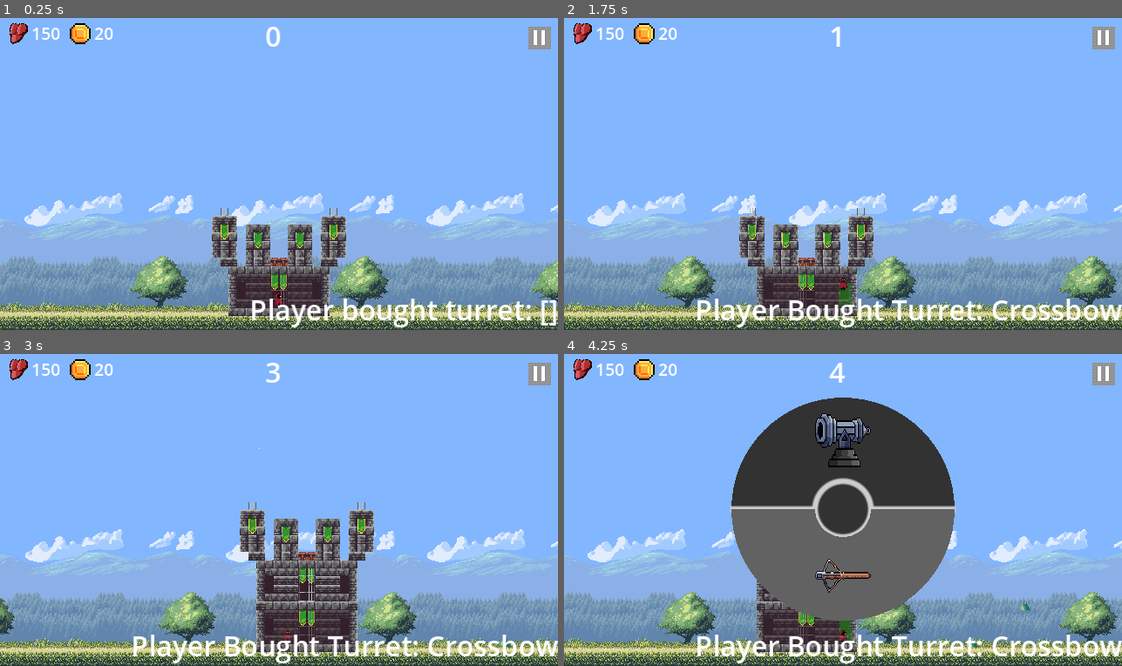
Above: before the commit, frames 1-4 (two rows, left to right).
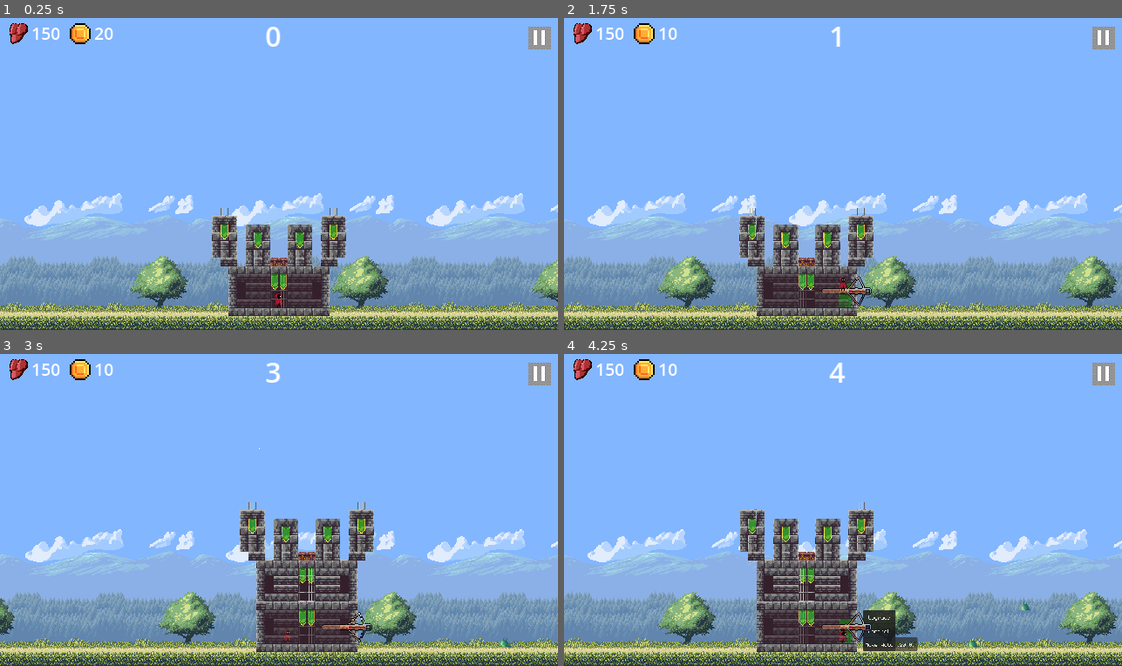
Above: after the commit, the same moments.

Repository: KeveenWong/towerism
Game: Godot game, scene res://scenes/main_franklin.tscn
The game is run twice, just before and just after one commit, with the same random seed, the same clock (stepped at 60 frames per second) and the same inputs.
Inputs (mouse positions are in pixels of both pictures, inside the frame that each line leads up to):
- Up to frame 1 (0.25 s): no input
- Up to frame 2 (1.75 s): tap Enter at 0.5 s; move the mouse to (965, 158) at 0.52 s; hold E (interact) 0.53-1.28 s; hold D (right) from 0.53 s (still down); click (965, 158) at 0.6 s; tap Space (jump) at 0.77, 1.52 s; move the mouse to (731, 189) at 1.27 s; tap E (interact) at 1.35 s; click (731, 189) at 1.55 s
- Up to frame 3 (3 s): move the mouse to (334, 441) at 2.02 s; release D (right) at 2.03 s; hold A (left) 2.03-2.78 s; hold ` (build_floor) 2.03-2.78 s; tap E (interact) at 2.3 s; move the mouse to (251, 572) at 2.77 s; hold D (right) from 2.78 s (still down); click (251, 572) at 2.85 s
- Up to frame 4 (4.25 s): keep holding D (right); tap Space (jump) at 3.02, 3.77 s; move the mouse to (1010, 556) at 3.52 s; hold E (interact) from 3.53 s (still down)

The runs differ from the first frame. In frame 1, 1.5% of the frame differs, in the area x 45-100%, y 89-100%; in frame 2, 2.3%; in frame 3, 2.4%; in frame 4, 24%, in the area x 17-100%, y 3-100%.

Commit message:
made turrets auto, added crossbow. other qol

Diff:
--- a/project.godot
+++ b/project.godot
@@ -27,6 +27,7 @@
 
 castle_walls="The walls of the castle"
 player="things that the player is touching."
+enemies=""
 
 [input]
 
--- a/scenes/Enemies/Slime.tscn
+++ b/scenes/Enemies/Slime.tscn
@@ -71,7 +71,7 @@
 "run": SubResource("Animation_aw54u")
 }
 
-[node name="Enemy" type="CharacterBody2D"]
+[node name="Enemy" type="CharacterBody2D" groups=["enemies"]]
 script = ExtResource("1_rrutu")
 
 [node name="Sprite2D" type="Sprite2D" parent="."]
--- a/scenes/Enemies/bat.tscn
+++ b/scenes/Enemies/bat.tscn
@@ -23,7 +23,7 @@
 "run": SubResource("Animation_aw54u")
 }
 
-[node name="Bat" type="CharacterBody2D"]
+[node name="Bat" type="CharacterBody2D" groups=["enemies"]]
 script = ExtResource("1_n6ksx")
 
 [node name="Sprite2D" type="Sprite2D" parent="."]
--- /dev/null
+++ b/scenes/Turret/Weapon.gd
@@ -0,0 +1,94 @@
+extends Node2D
+class_name Weapon
+
+@export var Bullet: PackedScene
+@export var auto_fire_rate: float = 0.5
+@export var player_fire_rate: float = 0.2
+@export var bullet_speed: float = 1000.0
+@export var barrel_length: float = 50.0
+@export var bullet_damage: float = 5.0
+@export var detection_radius: float = 300.0
+
+var can_fire = true
+var timer: Timer
+var side: String = "right"
+var is_auto = false
+var is_player_controlled = false
+var target: Node2D = null
+
+func _ready():
+	timer = Timer.new()
+	timer.one_shot = true
+	add_child(timer)
+	timer.timeout.connect(on_timeout_complete)
+
+	if side == "left":
+		scale.y = -1
+
+func _process(delta):
+	if is_auto and not is_player_controlled:
+		auto_target()
+		if can_fire and target:
+			shoot()
+	elif is_player_controlled:
+		player_target()
+		if can_fire and Input.is_action_pressed("fire"):
+			shoot()
+
+func auto_target():
+	var enemies = get_tree().get_nodes_in_group("enemies")
+	var closest_enemy = null
+	var closest_distance = detection_radius
+
+	for enemy in enemies:
+		var distance = global_position.distance_to(enemy.global_position)
+		if distance < closest_distance:
+			closest_enemy = enemy
+			closest_distance = distance
+
+	target = closest_enemy
+	if target:
+		look_at(target.global_position)
+
+func player_target():
+	var mouse_pos = get_global_mouse_position()
+	var angle_to_mouse = global_position.angle_to_point(mouse_pos)
+
+	if side == "left":
+		angle_to_mouse = fmod(angle_to_mouse + 2*PI, 2*PI)
+		angle_to_mouse = clamp(angle_to_mouse, PI/2, 3*PI/2)
+	else:  # right side
+		angle_to_mouse = clamp(angle_to_mouse, -PI/2, PI/2)
+
+	global_rotation = angle_to_mouse
+
+func shoot():
+	if can_fire:
+		can_fire = false
+		timer.start(auto_fire_rate if is_auto and not is_player_controlled else player_fire_rate)
+
+		var bullet = Bullet.instantiate()
+		bullet.damage = bullet_damage
+		var spawn_point = global_position + Vector2(barrel_length, 0).rotated(global_rotation)
+		bullet.global_position = spawn_point
+		bullet.global_rotation = global_rotation
+		bullet.set_direction(Vector2.RIGHT.rotated(global_rotation))
+		bullet.speed = bullet_speed
+		get_tree().root.add_child(bullet)
+
+func on_timeout_complete():
+	can_fire = true
+
+func set_auto(value: bool):
+	is_auto = value
+	if is_auto:
+		print("Weapon set to auto mode")
+	else:
+		print("Weapon auto mode disabled")
+
+func set_player_control(value: bool):
+	is_player_controlled = value
+	if is_player_controlled:
+		print("Player now controlling weapon")
+	else:
+		print("Player released weapon control")
--- /dev/null
+++ b/scenes/Turret/crossbow.gd
@@ -0,0 +1,26 @@
+extends Weapon
+class_name Crossbow
+
+@export var crossbow_damage: int = 1
+@export var crossbow_auto_fire_rate: float = 0.5
+@export var crossbow_player_fire_rate: float = 0.05
+
+var is_loaded: bool = true
+
+func _ready():
+	super._ready()
+	bullet_damage = crossbow_damage
+
+func shoot():
+	if is_loaded and can_fire:
+		super.shoot()
+		is_loaded = false
+		timer.start(crossbow_auto_fire_rate if is_auto and not is_player_controlled else crossbow_player_fire_rate)
+
+# Override the parent's on_timeout_complete to handle both fire rate and reload
+func on_timeout_complete():
+	super.on_timeout_complete()
+	is_loaded = true
+	print("Crossbow reloaded!")  # Debug print
+
+# Override or add any crossbow-specific methods here
--- /dev/null
+++ b/scenes/Turret/crossbow.tscn
@@ -0,0 +1,18 @@
+[gd_scene load_steps=4 format=3 uid="uid://boe80ksxhtr44"]
+
+[ext_resource type="Script" path="res://scenes/Turret/crossbow.gd" id="1_od0l1"]
+[ext_resource type="PackedScene" uid="uid://du3gthmuuaot" path="res://scenes/Turret/bullet.tscn" id="2_lge0j"]
+[ext_resource type="Texture2D" uid="uid://nyleu6ag4bmh" path="res://assets/sprites/used in-game weapons/crossbow.png" id="2_q7utb"]
+
+[node name="Crossbow" type="Node2D"]
+script = ExtResource("1_od0l1")
+Bullet = ExtResource("2_lge0j")
+
+[node name="Sprite2D" type="Sprite2D" parent="."]
+texture_filter = 1
+scale = Vector2(0.73, 0.73)
+texture = ExtResource("2_q7utb")
+flip_h = true
+
+[node name="Muzzle" type="Marker2D" parent="."]
+position = Vector2(22, -6)
--- a/scenes/Turret/turret.gd
+++ b/scenes/Turret/turret.gd
@@ -1,60 +1,12 @@
-extends Node2D
-
-@export var Bullet: PackedScene
-@export var fire_rate: float = 0.2
-@export var bullet_speed: float = 1000.0
-@export var barrel_length: float = 50.0
-@export var bullet_damage: float = 5.0
-
-var can_fire = true
-var timer: Timer
-var side: String = "right"  # Default to right side
+extends Weapon
+class_name Turret
 
 func _ready():
-	timer = Timer.new()
-	timer.one_shot = true
-	timer.wait_time = fire_rate
-	timer.timeout.connect(on_timeout_complete)
-	add_child(timer)
-
-	if side == "left":
-		scale.y = -1
-
-	# Check if "fire" action exists
-	if not InputMap.has_action("fire"):
-		print("Warning: 'fire' action is not defined in the InputMap")
+	super._ready()
+	# Any turret-specific initialization can go here
 
 func _process(delta):
-	pass
-	#var mouse_pos = get_global_mouse_position()
-	#var angle_to_mouse = global_position.angle_to_point(mouse_pos)
-#
-	## Limit the rotation based on the side
-	#if side == "left":
-		#angle_to_mouse = fmod(angle_to_mouse + 2*PI, 2*PI)
-		#angle_to_mouse = clamp(angle_to_mouse, PI/2, 3*PI/2)
-	#else:  # right side
-		#angle_to_mouse = clamp(angle_to_mouse, -PI/2, PI/2)
-	#
-	## Set the rotation
-	#global_rotation = angle_to_mouse
-	#
-	#if Input.is_action_pressed("fire") and can_fire:
-		#shoot()
+	super._process(delta)
+	# Any turret-specific processing can go here
 
-func shoot():
-	if can_fire:
-		can_fire = false
-		timer.start()
-
-		var bullet = Bullet.instantiate()
-		bullet.damage = bullet_damage
-		var spawn_point = global_position + Vector2(barrel_length, 0).rotated(global_rotation)
-		bullet.global_position = spawn_point
-		bullet.global_rotation = global_rotation
-		bullet.set_direction(Vector2.RIGHT.rotated(global_rotation))
-		bullet.speed = bullet_speed
-		get_tree().root.add_child(bullet)
-
-func on_timeout_complete():
-	can_fire = true
+# Override or add any turret-specific methods here
--- a/scenes/Turret/turret.tscn
+++ b/scenes/Turret/turret.tscn
@@ -1,6 +1,6 @@
 [gd_scene load_steps=4 format=3 uid="uid://dirc752pdlvja"]
 
-[ext_resource type="Script" path="res://scenes/Turret/turret.gd" id="1_6ghuy"]
+[ext_resource type="Script" path="res://scenes/Turret/Weapon.gd" id="1_6ghuy"]
 [ext_resource type="PackedScene" uid="uid://du3gthmuuaot" path="res://scenes/Turret/bullet.tscn" id="2_6v3eq"]
 [ext_resource type="Texture2D" uid="uid://blg82a1ip7p22" path="res://assets/Trap and Weapon/00 Gun.png" id="2_kbxrt"]
 
--- a/scenes/UI/selection_menu/selection_menu.gd
+++ b/scenes/UI/selection_menu/selection_menu.gd
@@ -1,5 +1,6 @@
 extends Node2D
 
+signal make_auto_turret_requested
 signal control_turret_requested
 @onready var panel: Panel = $Panel
 var size: Vector2
@@ -26,4 +27,12 @@
 
 func _on_make_auto_pressed() -> void:
 	print("Make Auto selected")
+	emit_signal("make_auto_turret_requested")
 	close_menu()
+
+func update_auto_button_text(is_auto: bool):
+	var auto_button = $Panel/MakeAuto
+	if is_auto:
+		auto_button.text = "Auto"
+	else:
+		auto_button.text = "Make Auto (20 G)"
--- a/scenes/UI/ui.tscn
+++ b/scenes/UI/ui.tscn
@@ -33,6 +33,7 @@
 script = ExtResource("1_gope0")
 
 [node name="Label" type="Label" parent="CanvasLayer"]
+visible = false
 anchors_preset = 3
 anchor_left = 1.0
 anchor_top = 1.0
--- a/scenes/main.gd
+++ b/scenes/main.gd
@@ -15,10 +15,12 @@
 
 const SCREEN_WIDTH = 1280
 const SCREEN_HEIGHT = 720
-
-var turret_types = {
+const AUTO_TURRET_COST = 20
+
+var weapon_types = {
 	"Cannon": preload("res://scenes/Turret/turret.tscn"),
-	# Add more turret types here in the future
+	"Crossbow": preload("res://scenes/Turret/crossbow.tscn"),
+	# Add more weapon types here in the future
 }
 
 var placed_turrets = {}
@@ -39,10 +41,12 @@
 	$ScoreTimer.start()
 
 	selection_menu.control_turret_requested.connect(_on_control_turret_requested)
+	selection_menu.make_auto_turret_requested.connect(_on_make_auto_turret_requested)
 
 	HUD.update_scales(scales)
 	HUD.update_money(money)
 	HUD.update_score(score)
+
 
 func _on_enemy_defeated(gold_value: int):
 	print("Enemy killed and gained: ", gold_value)
@@ -93,7 +97,7 @@
 	var turret_cost = 10  # Set the cost of the turret
 
 	if money >= turret_cost:
-		var turret_scene_to_use = turret_types.get(turret_type, turret_scene)
+		var turret_scene_to_use = weapon_types.get(turret_type, turret_scene)
 
 		if turret_scene_to_use:
 			var current_floor = castle.floors[castle.current_floor].instance
@@ -178,23 +182,26 @@
 		selection_menu.global_position = menu_position
 		selection_menu.display_menu()
 
+	# Update the menu options based on the turret's current state
+		if current_window_key in placed_turrets:
+			var turret = placed_turrets[current_window_key]
+			selection_menu.update_auto_button_text(turret.is_auto)
+
 func hide_selection_menu():
 	selection_menu.close_menu()
 
 func _on_control_turret_requested():
 	if current_window_key in placed_turrets:
 		controlled_turret = placed_turrets[current_window_key]
+		controlled_turret.set_player_control(true)
 		$Player.set_controllable(false)
 
 func release_turret_control():
+	if controlled_turret:
+		controlled_turret.set_player_control(false)
 	controlled_turret = null
 	$Player.set_controllable(true)
 
-func toggle_turret_control():
-	if controlled_turret:
-		release_turret_control()
-	else:
-		_on_control_turret_requested()
 
 func _unhandled_input(event):
 	if event.is_action_pressed("interact"):
@@ -202,3 +209,27 @@
 			toggle_turret_control()
 		else:
 			$Player.handle_interaction()
+
+
+func _on_make_auto_turret_requested():
+	if current_window_key in placed_turrets:
+		var turret = placed_turrets[current_window_key]
+		if not turret.is_auto:
+			if money >= AUTO_TURRET_COST:
+				money -= AUTO_TURRET_COST
+				turret.set_auto(true)
+				HUD.update_money(money)
+				print("Turret set to auto mode. Remaining money: ", money)
+			else:
+				print("Not enough money to set turret to auto mode. Cost: ", AUTO_TURRET_COST, ", Available: ", money)
+		else:
+			print("Turret is already in auto mode")
+		selection_menu.update_auto_button_text(turret.is_auto)
+	else:
+		print("No turret found at the current window")
+
+func toggle_turret_control():
+	if controlled_turret:
+		release_turret_control()
+	else:
+		_on_control_turret_requested()
--- a/scenes/main_franklin.tscn
+++ b/scenes/main_franklin.tscn
@@ -1,8 +1,7 @@
-[gd_scene load_steps=16 format=3 uid="uid://fhjpepkdi0ab"]
+[gd_scene load_steps=15 format=3 uid="uid://fhjpepkdi0ab"]
 
 [ext_resource type="Script" path="res://scenes/main.gd" id="1_bp433"]
 [ext_resource type="Texture2D" uid="uid://cfsknewl1umgt" path="res://assets/sprites/background/sky background.png" id="1_i27bk"]
-[ext_resource type="PackedScene" uid="uid://cvcah0nx5b03c" path="res://scenes/Enemies/Slime.tscn" id="2_gihbq"]
 [ext_resource type="Texture2D" uid="uid://4xpc4h3kxtxy" path="res://assets/sprites/background/clouds-x3.png" id="2_hbjf4"]
 [ext_resource type="Texture2D" uid="uid://r5e1h18qsf5w" path="res://assets/sprites/background/mountain_x3.png" id="3_cgs4n"]
 [ext_resource type="Texture2D" uid="uid://d1rx1rn8p6pu0" path="res://assets/sprites/background/far_woods_x3.png" id="4_1xtdy"]
@@ -21,7 +20,6 @@
 [node name="Castle Game" type="Node2D"]
 position = Vector2(3, -151)
 script = ExtResource("1_bp433")
-slime_scene = ExtResource("2_gihbq")
 
 [node name="ParallaxBackground" type="ParallaxBackground" parent="."]
 
